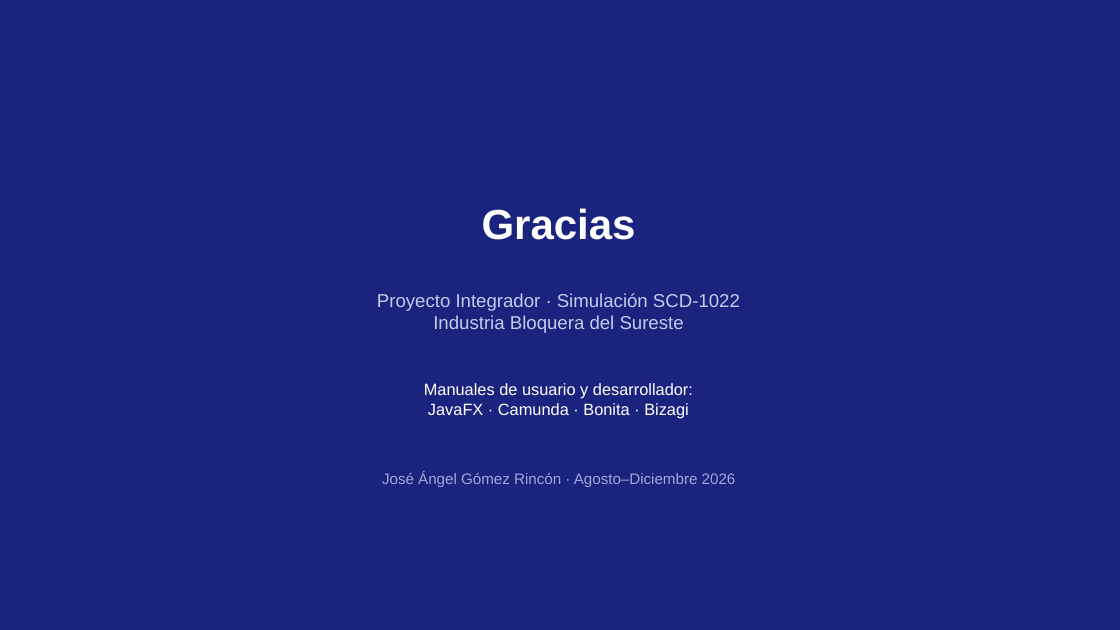
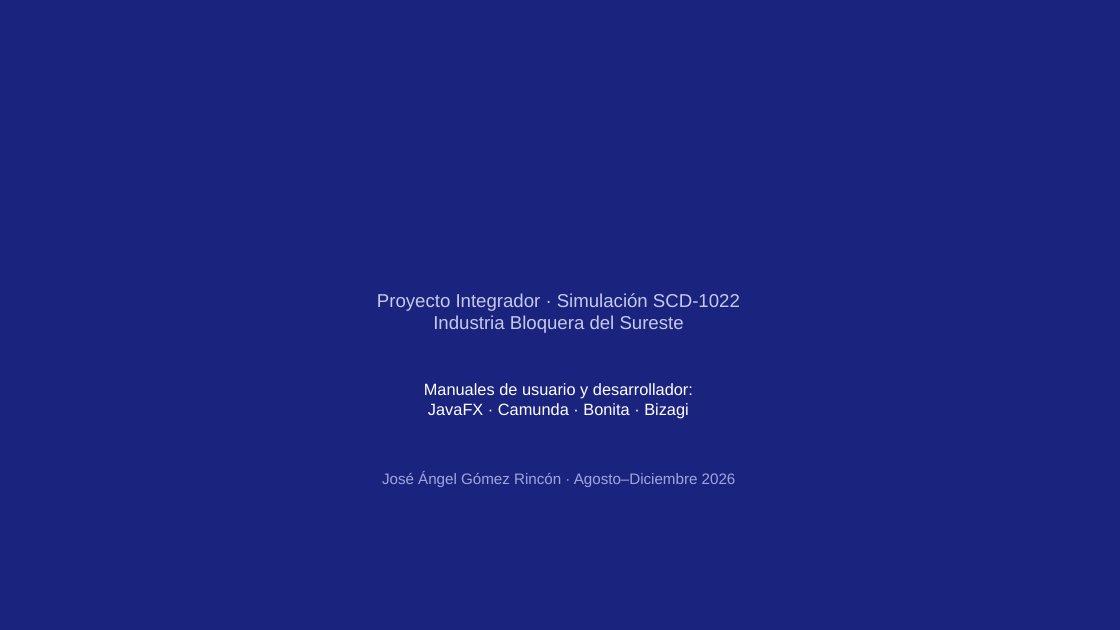
Before and after one commit to angelmalu18/Sim-Tema_5-031026, a slide deck: slide 24 of Actividad 5.1 ProyectoIntegrador_JoseGomez_Sim_5SM.pptx. Drawn at 1120x630 pixels with LibreOffice and Linux fonts; fonts in the diff are those of the drawing. Boxes give left, top, right and bottom in pixels: in the first picture for what was removed or moved away, otherwise in the second. Text is boxed around its words. In the diff, an @@ line names an element or a change of style, - is before the commit and + after.

```diff
--- a/Actividad 5.1 ProyectoIntegrador_JoseGomez_Sim_5SM.pptx
+++ b/Actividad 5.1 ProyectoIntegrador_JoseGomez_Sim_5SM.pptx
@@ text removed at [482,208,636,240] @@
-Gracias
```
Also in this commit, not shown: 2 other slides changed, 1 other file.
